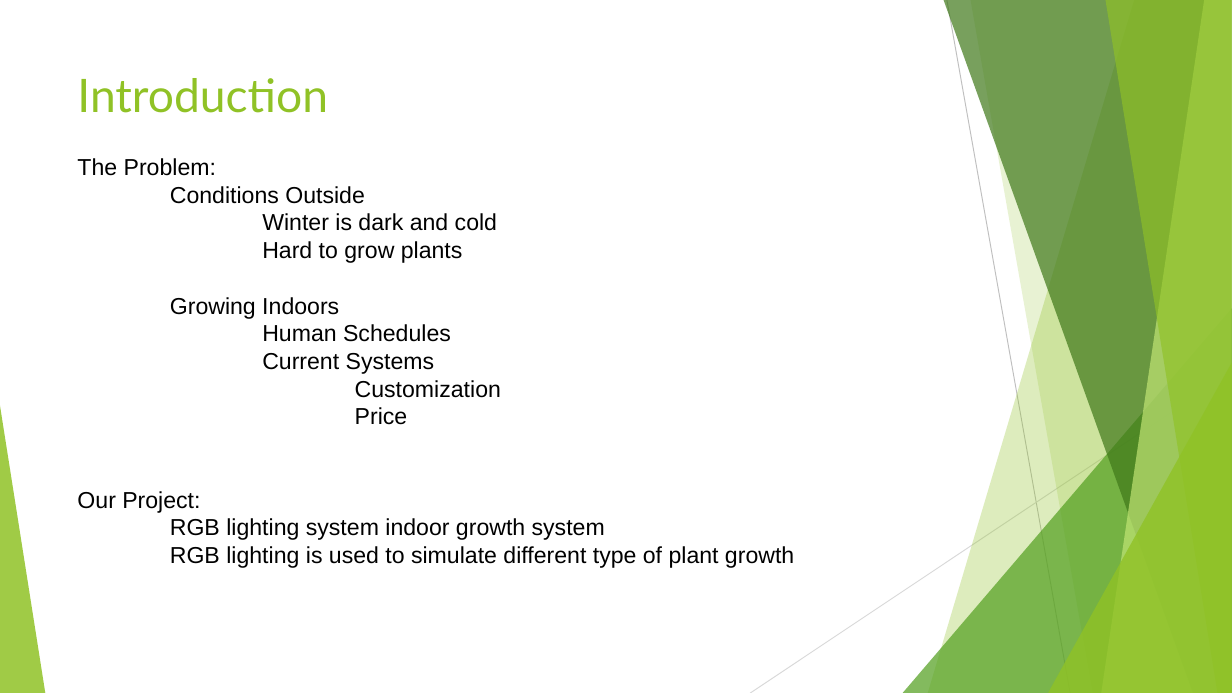
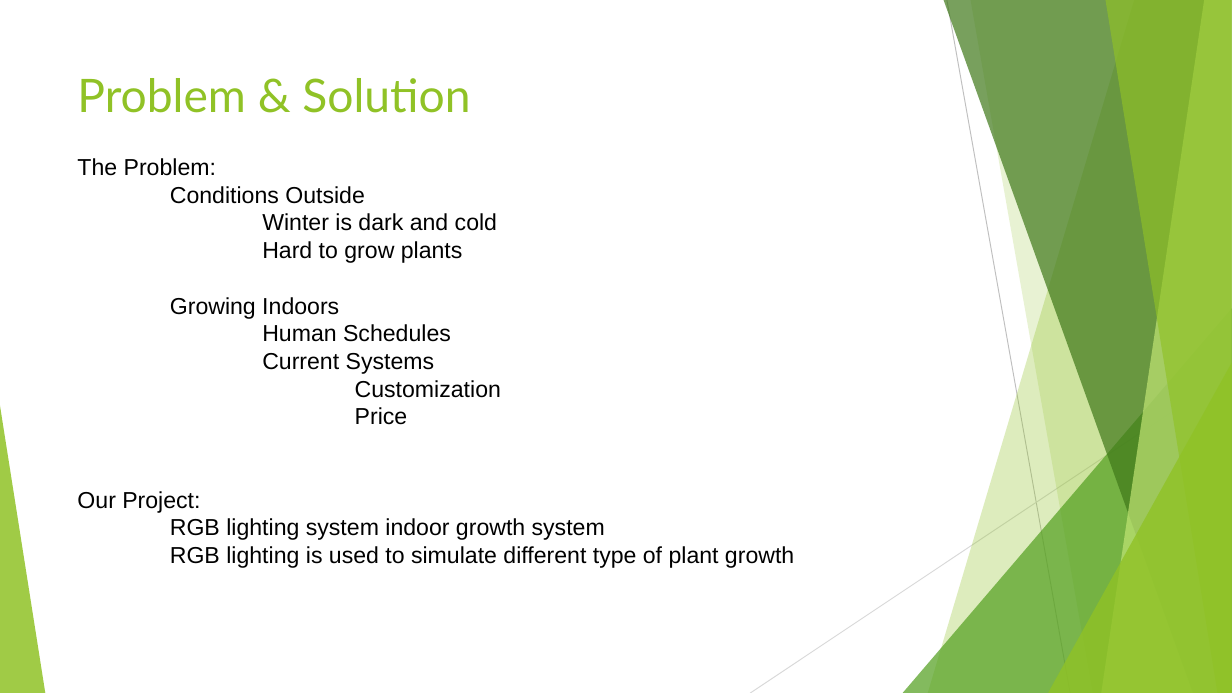
Before and after one commit to HodginAustin/Winter-Is-Coming, a slide deck: slide 3 of Documents/PresentationFall/Fall Presentation.pptx (slide 2 before the commit). Drawn at 1232x693 pixels with LibreOffice and Linux fonts; fonts in the diff are those of the drawing. Boxes give left, top, right and bottom in pixels: in the first picture for what was removed or moved away, otherwise in the second. Text is boxed around its words. In the diff, an @@ line names an element or a change of style, - is before the commit and + after.

```diff
--- a/Documents/PresentationFall/Fall Presentation.pptx
+++ b/Documents/PresentationFall/Fall Presentation.pptx
@@ text at [77, 78, 470, 113]: text changed @@
-Introduction
+Problem & Solution
```
Also in this commit, not shown: 1 slide added.
